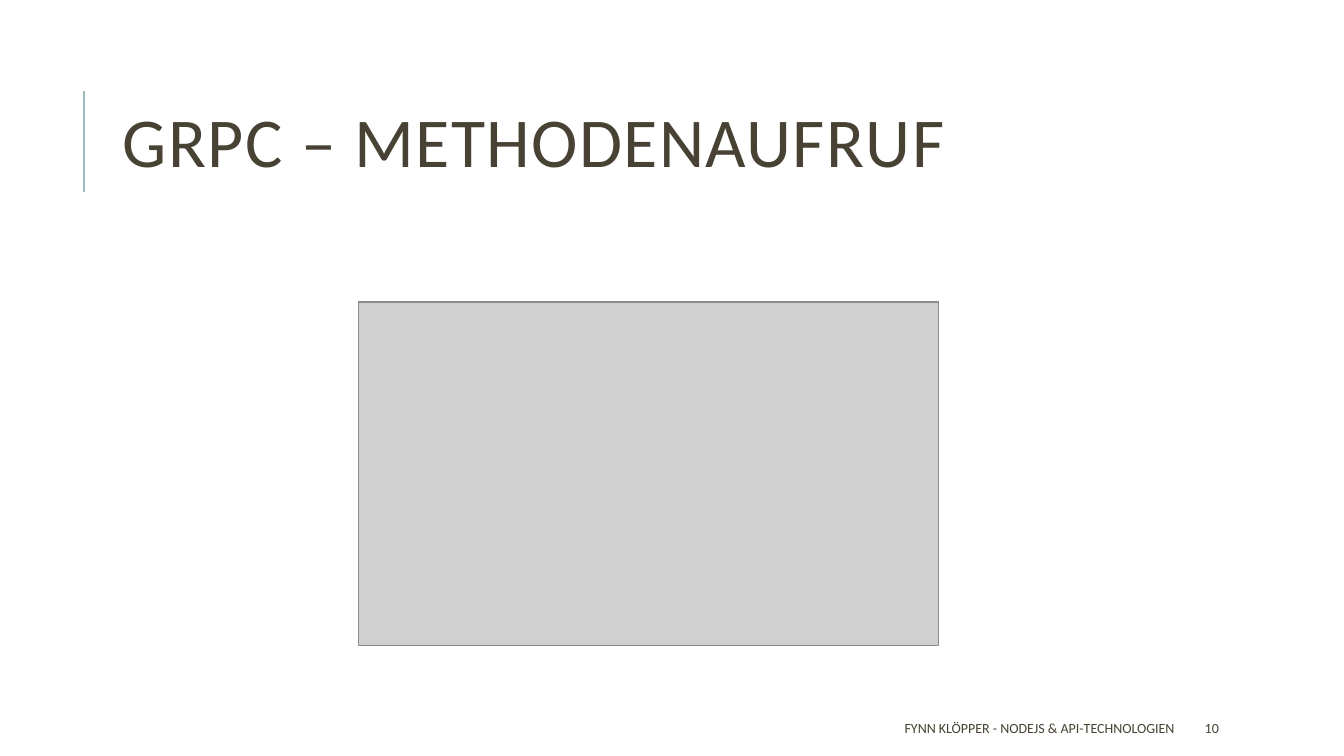
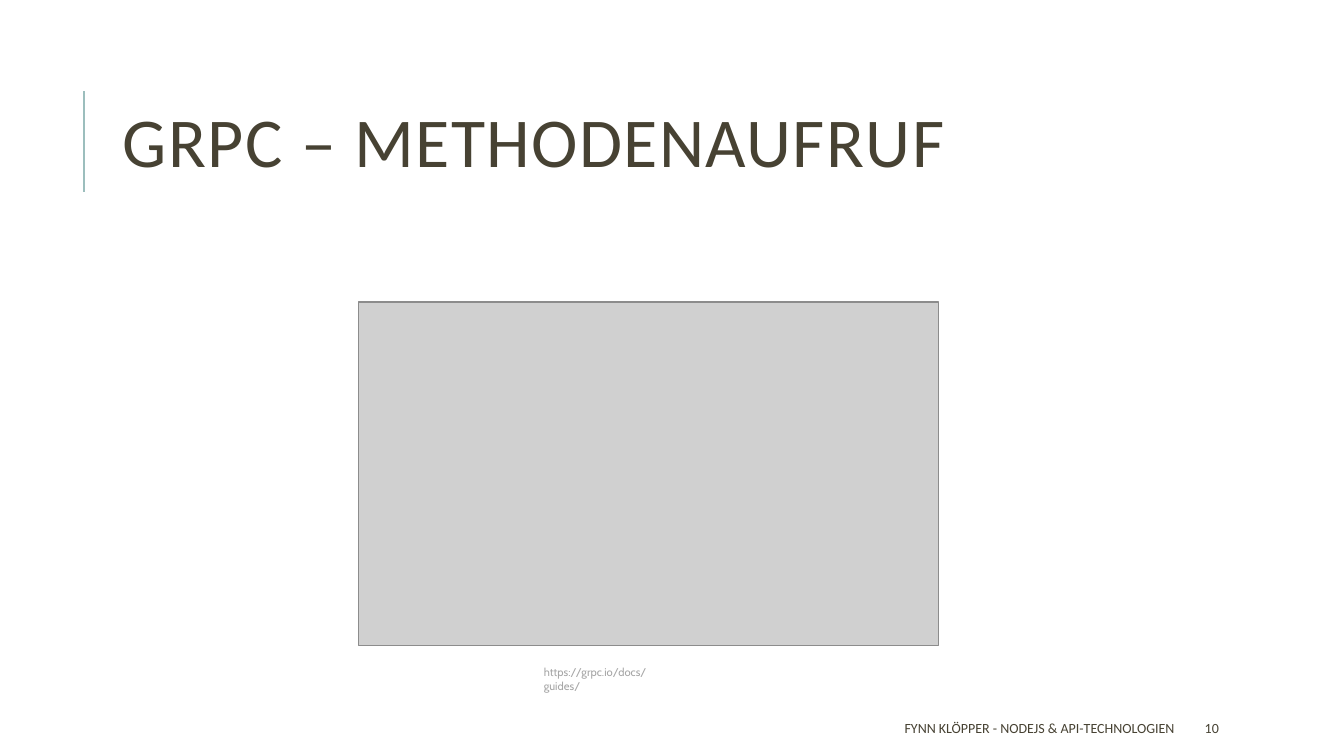
Before and after one commit to fkloepper/presentation, a slide deck: slide 10 of Fullstack Development/Backend/Backend.pptx. Drawn at 1344x756 pixels with LibreOffice and Linux fonts; fonts in the diff are those of the drawing; grey boxes stand for pictures. Boxes give left, top, right and bottom in pixels: in the first picture for what was removed or moved away, otherwise in the second. Text is boxed around its words. In the diff, an @@ line names an element or a change of style, - is before the commit and + after.

```diff
--- a/Fullstack Development/Backend/Backend.pptx
+++ b/Fullstack Development/Backend/Backend.pptx
@@ text added at <box>544,668,647,693</box>, 8 pt, text #A6A6A6 @@
+https://grpc.io/docs/guides/
```
Also in this commit, not shown: 11 other slides changed, 7 slides added, 1 slide removed, 1 other file.
